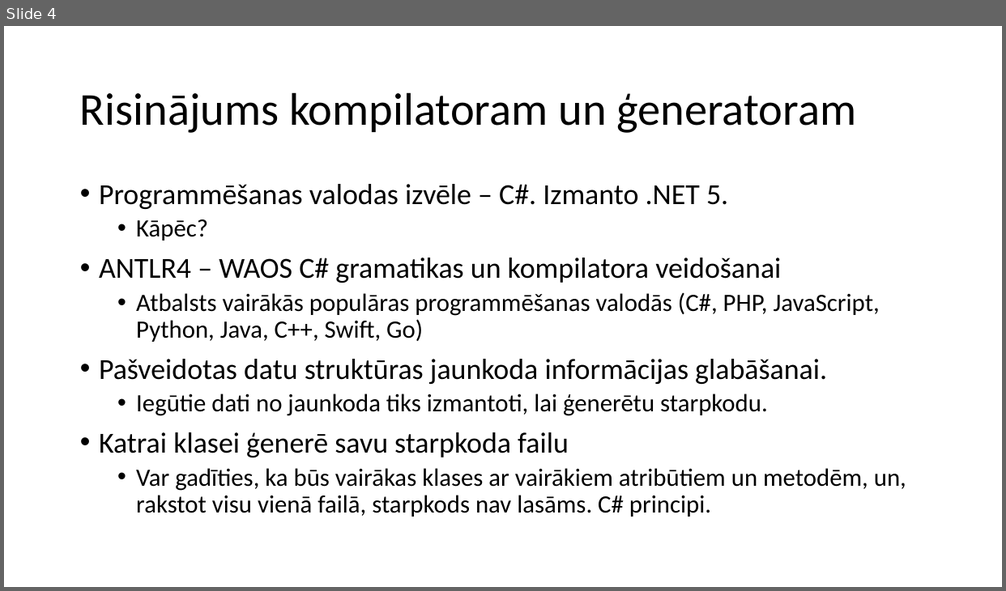
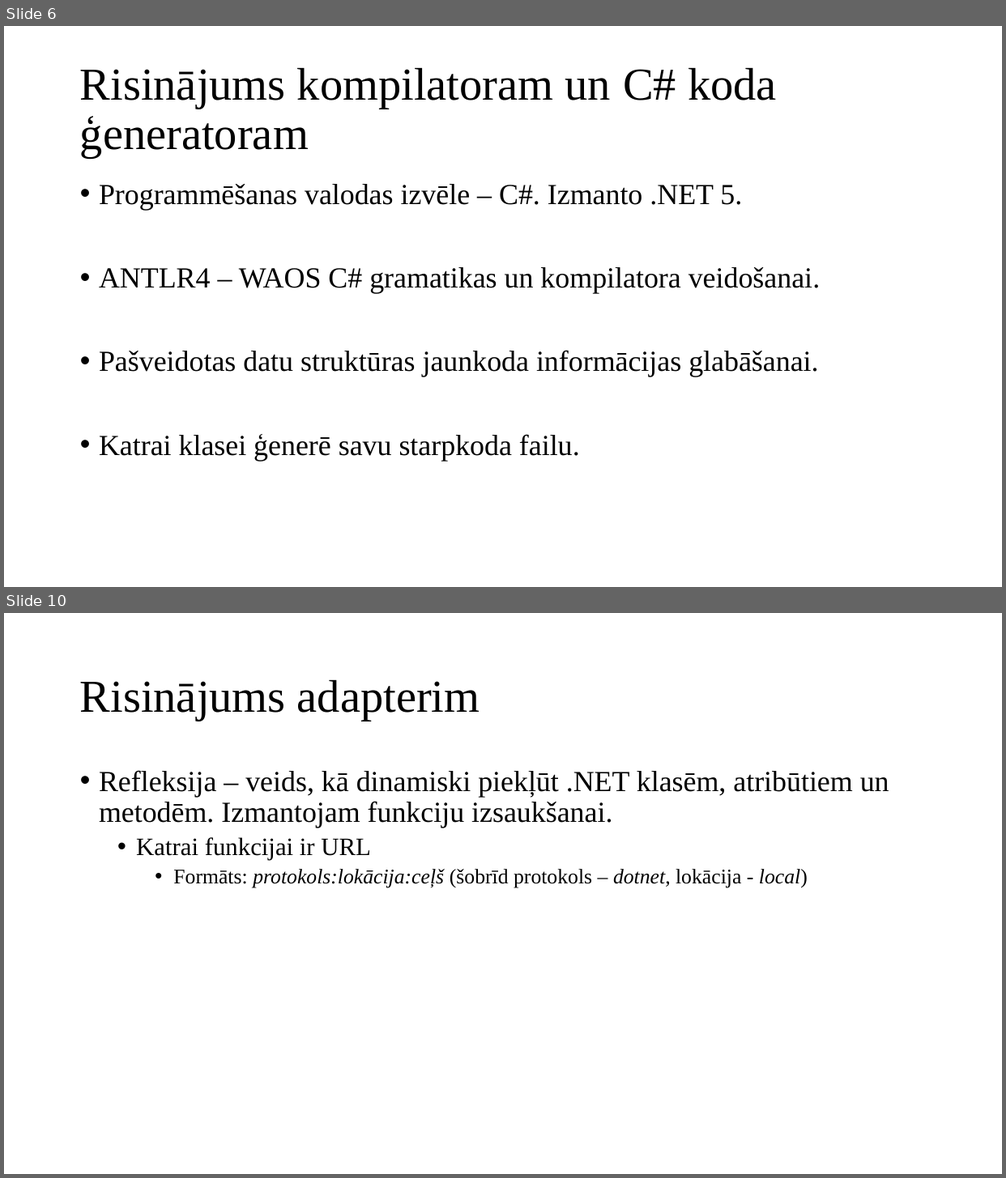
Before and after one commit to artiks12/webAppOS, a slide deck: src/Qualification project/Documentation/Prezentācija_ap19122.pptx. Shown one above the other, each under a label of ours: slide 4 before the commit, slides 6 and 10 after it; the slides between them are not shown. The pictures are 1006x591 and 1006x1178 pixels, drawn with LibreOffice and Linux fonts; fonts in the diff are those of the drawing. Boxes give left, top, right and bottom in pixels: in the first picture for what was removed or moved away, otherwise in the second. Text is boxed around its words. In the diff, an @@ line names an element or a change of style, - is before the commit and + after.

```diff
--- a/src/Qualification project/Documentation/Prezentācija_ap19122.pptx
+++ b/src/Qualification project/Documentation/Prezentācija_ap19122.pptx
@@ slide 10 added at bbox=[4, 613, 1002, 1174], background #FFFFFF @@
@@ title added at bbox=[80, 679, 480, 721], 44 pt, text #000000 @@
+Risinājums adapterim
@@ text added at bbox=[99, 770, 889, 888], 28 pt, text #000000 @@
+• Refleksija – veids, kā dinamiski piekļūt .NET klasēm, atribūtiem un metodēm. Izmantojam funkciju izsaukšanai.
+  • Katrai funkcijai ir URL
+    • Formāts: protokols:lokācija:ceļš (šobrīd protokols – dotnet, lokācija - local)
@@ what was slide 4 is now slide 6 @@
@@ slide 6 changed as well @@
@@ title at bbox=[80, 67, 777, 158]: text changed; font Calibri to Times New Roman @@
-Risinājums kompilatoram un ģeneratoram
+Risinājums kompilatoram un C# koda ģeneratoram
@@ text at bbox=[99, 184, 818, 378]: font Calibri to Times New Roman in "Programmēšanas valodas izvēle – C#. Izmanto .NET ...", "Pašveidotas datu struktūras jaunkoda informācijas glabāšanai ..." @@
@@ text at bbox=[99, 267, 820, 293]: text changed; size 24 to 28 pt; font Calibri to Times New Roman @@
-  • Kāpēc?
-• ANTLR4 – WAOS C# gramatikas un kompilatora veidošanai
-  • Atbalsts vairākās populāras programmēšanas valodās (C#, PHP, JavaScript, Python, Java, C++, Swift, Go)
+• ANTLR4 – WAOS C# gramatikas un kompilatora veidošanai.
@@ text at bbox=[99, 434, 580, 461]: text changed; size 24 to 28 pt; font Calibri to Times New Roman @@
-  • Iegūtie dati no jaunkoda tiks izmantoti, lai ģenerētu starpkodu.
-• Katrai klasei ģenerē savu starpkoda failu
-  • Var gadīties, ka būs vairākas klases ar vairākiem atribūtiem un metodēm, un, rakstot visu vienā failā, starpkods nav lasāms. C# principi.
+• Katrai klasei ģenerē savu starpkoda failu.
```
Also in this commit, not shown: 3 other slides changed, 5 other slides added, 2 slides removed, 1 other file.
